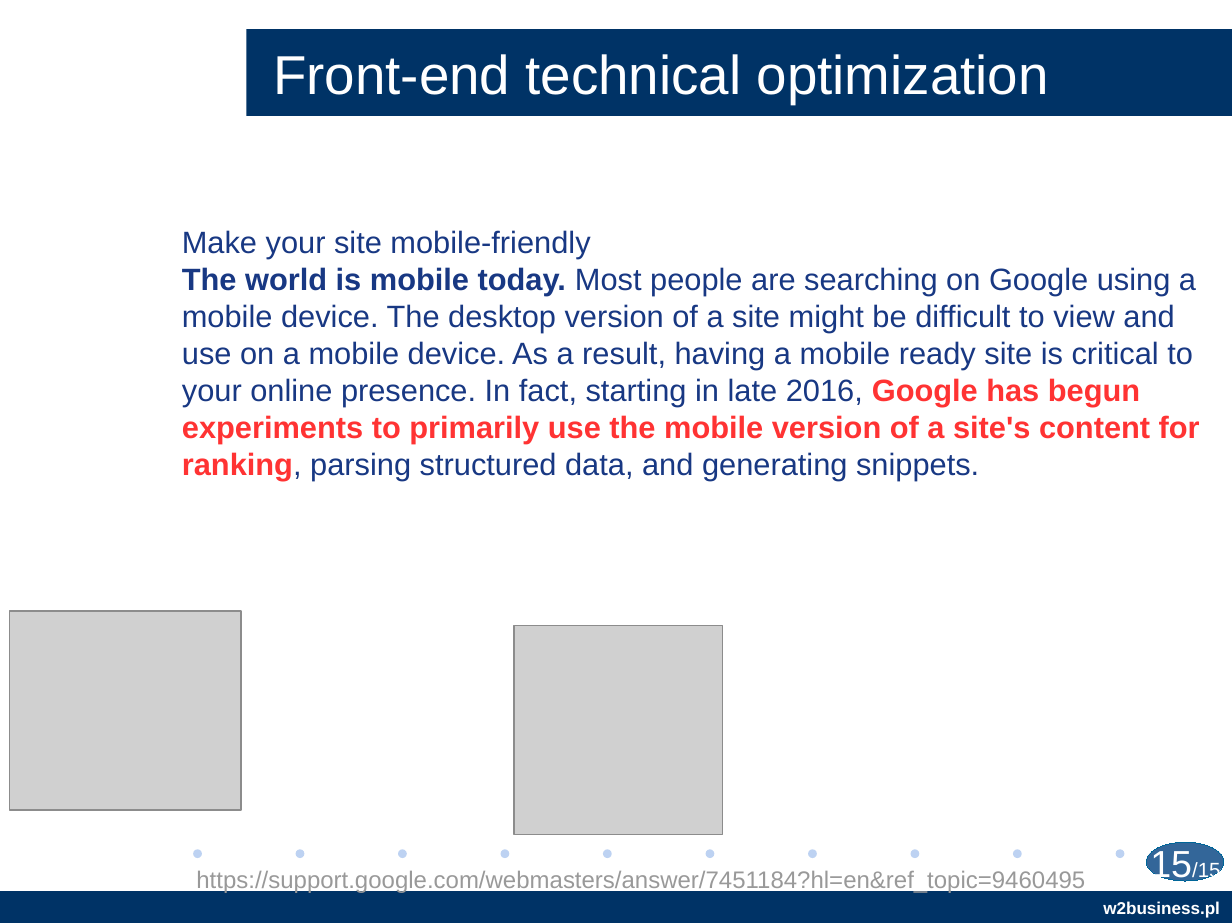
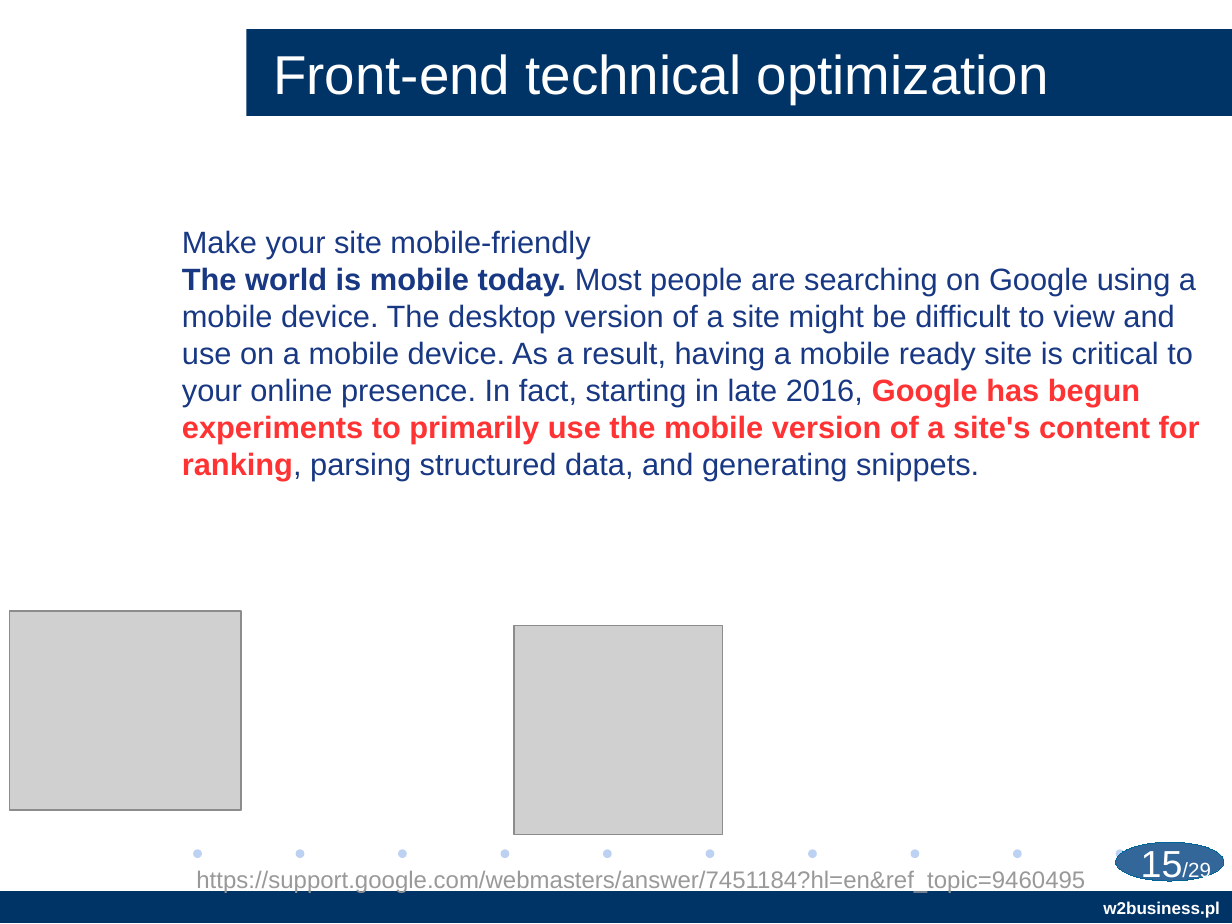
Before and after one commit to AndriiStepura/AMPForEnterprisesWebPRAndMarketing, a slide deck: slide 15 of W2BUSINESS_AMP.odp. Drawn at 1232x924 pixels with LibreOffice and Linux fonts; fonts in the diff are those of the drawing; grey boxes stand for pictures; background and template pictures are left out. Boxes give left, top, right and bottom in pixels: in the first picture for what was removed or moved away, otherwise in the second. Text is boxed around its words. In the diff, an @@ line names an element or a change of style, - is before the commit and + after.

```diff
--- a/W2BUSINESS_AMP.odp
+++ b/W2BUSINESS_AMP.odp
@@ ellipse: place and size @@
-ellipse at [1146, 843, 1223, 882]
+ellipse at [1116, 843, 1225, 882]
@@ page number at [1141, 851, 1210, 884]: text changed @@
-15/15
+15/29
```
Also in this commit, not shown: 27 other slides changed, 1 other file.
